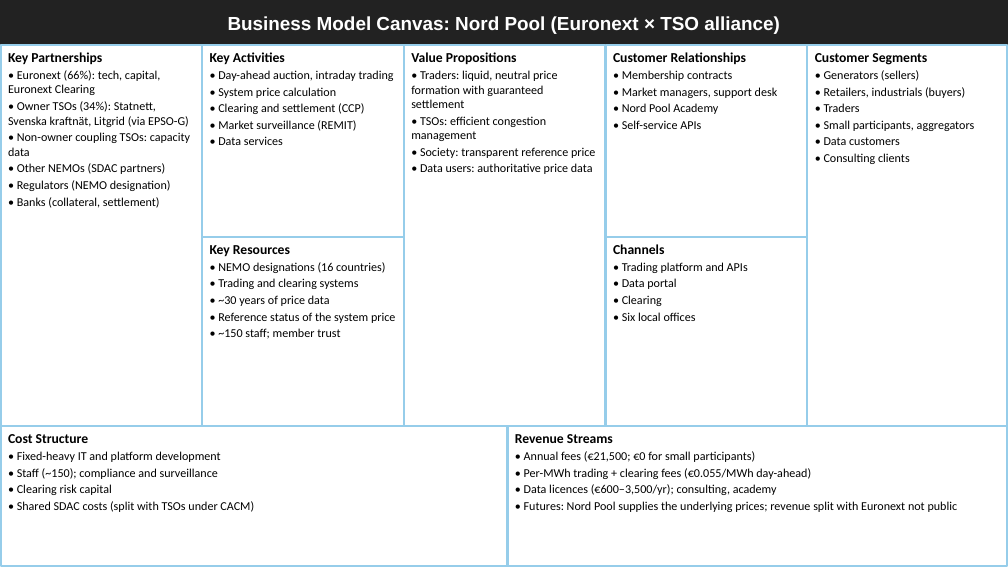
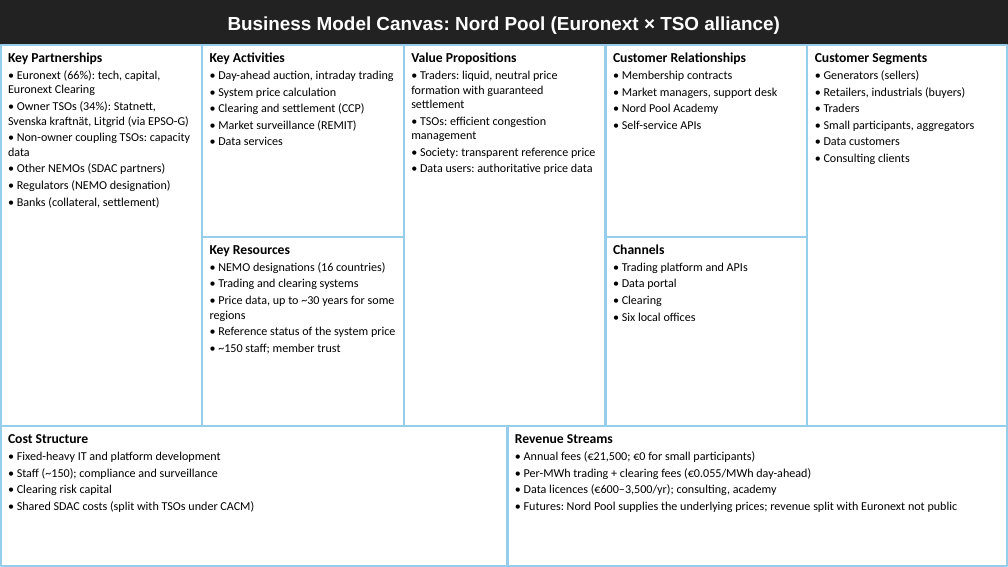
Before and after one commit to SimenSvensson/DIgital-Okonomi, a slide deck: slide 1 of Images/bmc_nordpool.pptx. Drawn at 1008x567 pixels with LibreOffice and Linux fonts; fonts in the diff are those of the drawing; background and template pictures are left out. Boxes give left, top, right and bottom in pixels: in the first picture for what was removed or moved away, otherwise in the second. Text is boxed around its words. In the diff, an @@ line names an element or a change of style, - is before the commit and + after.

```diff
--- a/Images/bmc_nordpool.pptx
+++ b/Images/bmc_nordpool.pptx
@@ text at box(210, 295, 395, 321): text changed @@
-• ~30 years of price data
+• Price data, up to ~30 years for some regions
```
Also in this commit, not shown: 12 other files.
